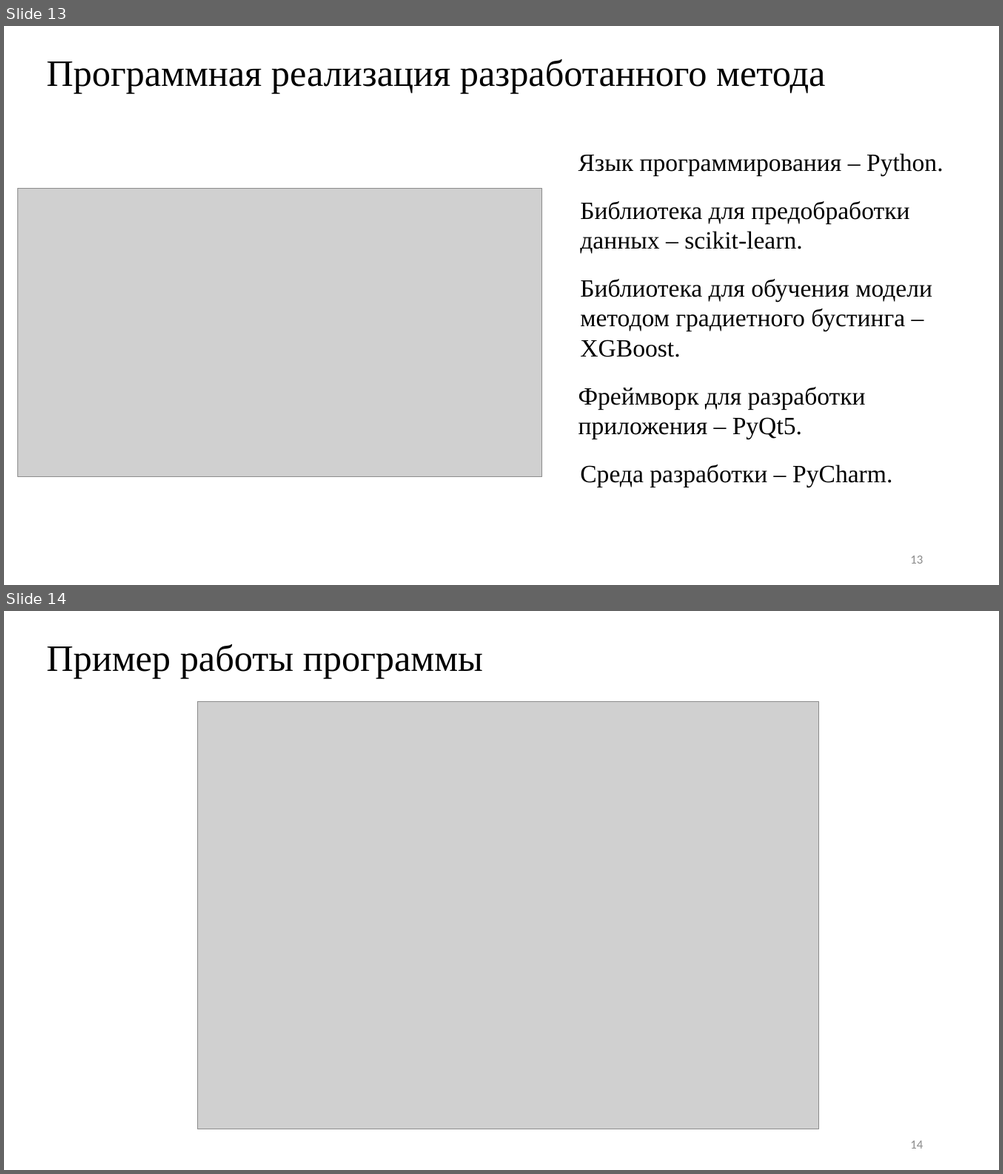
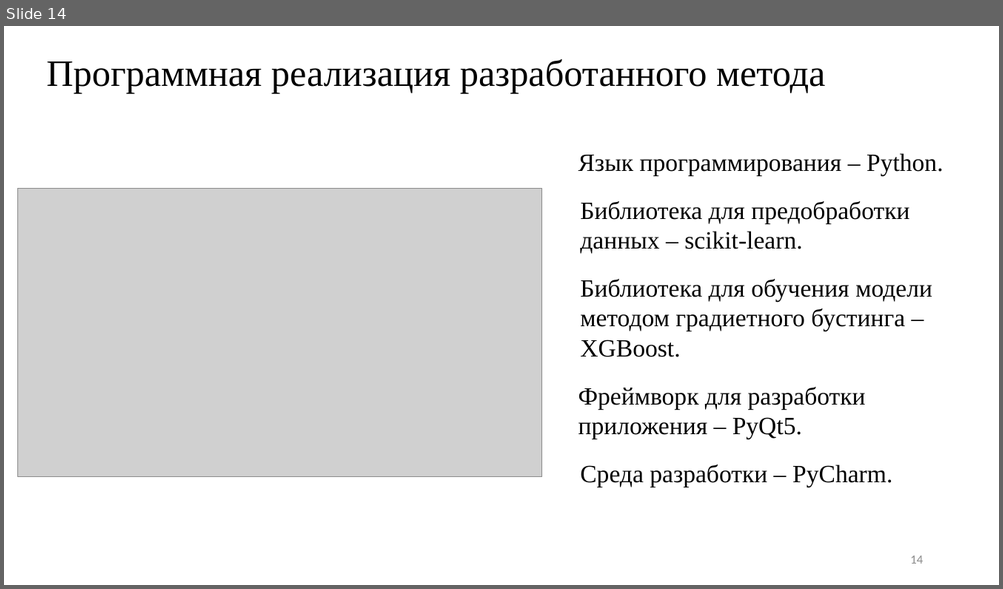
Before and after one commit to ilyasssklimov/bmstu_DefectDetection, a slide deck: doc/presentation/КлимовИС_ВКР_презентация.pptx. Shown one above the other, each under a label of ours: slides 13 and 14 before the commit, slide 14 after it. The pictures are 1003x1174 and 1003x589 pixels, drawn with LibreOffice and Linux fonts; fonts in the diff are those of the drawing; grey boxes stand for pictures. Boxes give left, top, right and bottom in pixels: in the first picture for what was removed or moved away, otherwise in the second. Text is boxed around its words. In the diff, an @@ line names an element or a change of style, - is before the commit and + after.

```diff
--- a/doc/presentation/КлимовИС_ВКР_презентация.pptx
+++ b/doc/presentation/КлимовИС_ВКР_презентация.pptx
@@ slide 14 removed at (4, 611, 999, 1170), background #FFFFFF @@
@@ title removed at (46, 644, 483, 678) @@
-Пример работы программы
@@ picture removed at (197, 701, 819, 1130) @@
@@ page number removed at (910, 1141, 922, 1149) @@
-14
@@ what was slide 13 is now slide 14 @@
@@ page number at (910, 556, 922, 564): text changed @@
-13
+14
```
Also in this commit, not shown: 12 slides changed, 4 slides added, 1 other slide removed, 11 other files.
